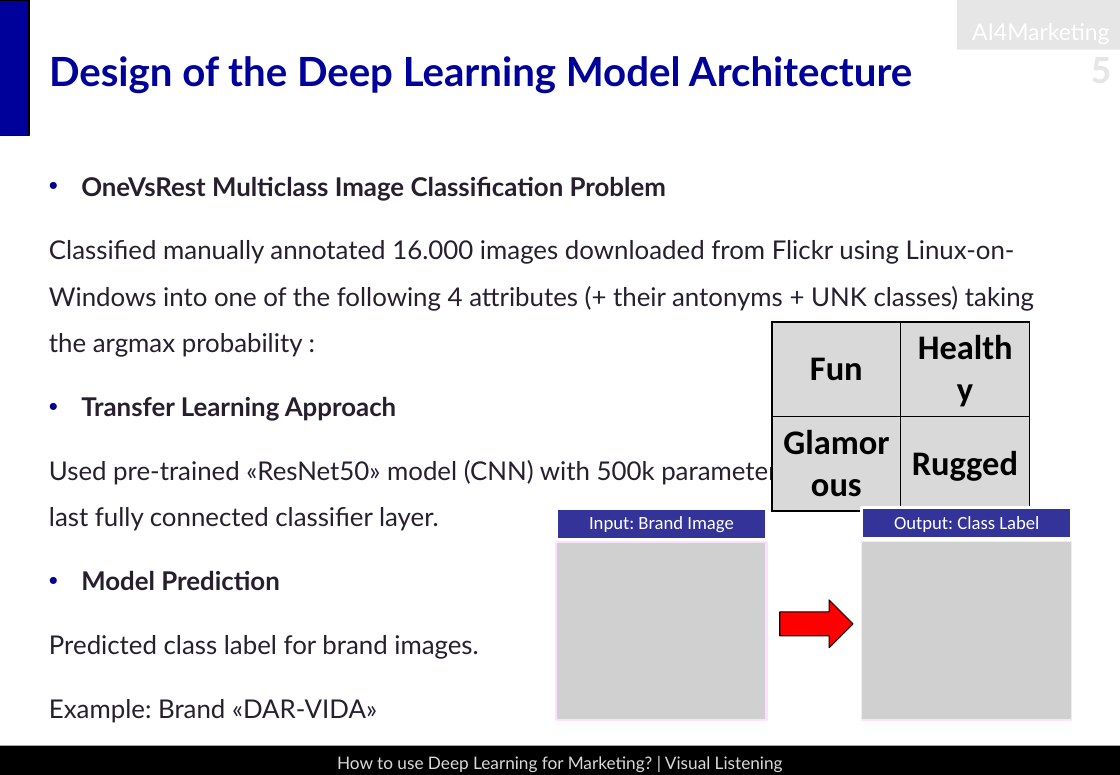
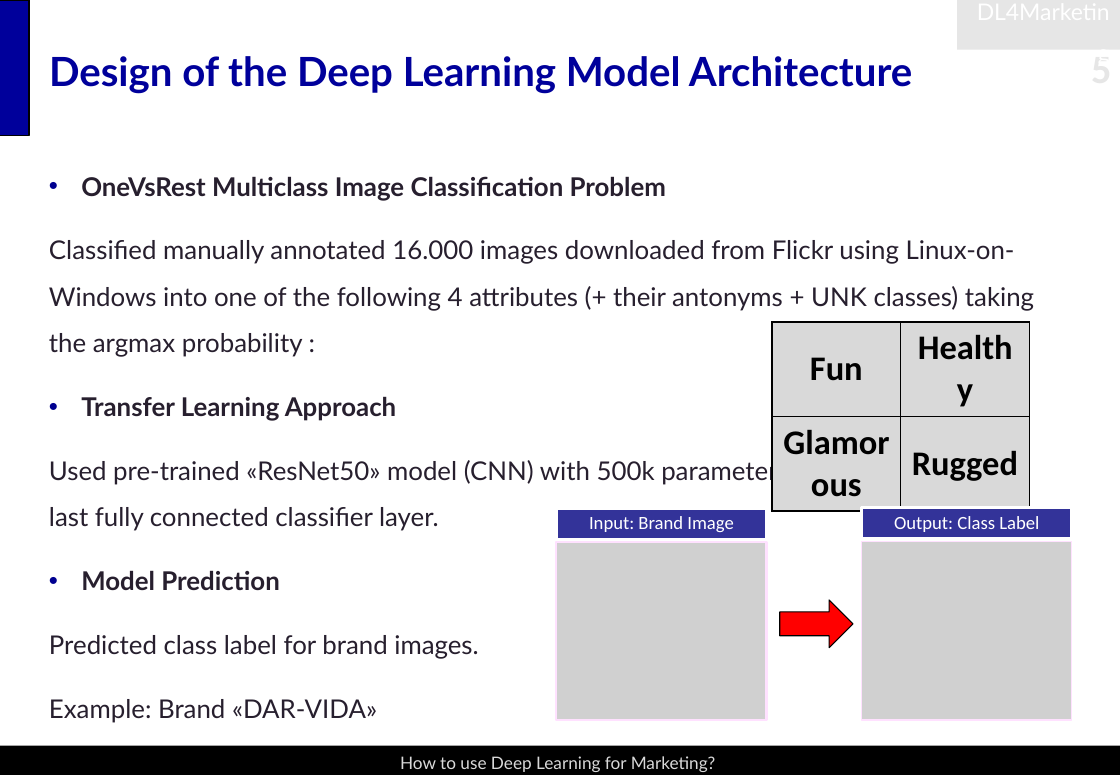
Before and after one commit to snoweZz/DLfM_BrandManagement, a slide deck: slide 5 of about_me/Visual Listening In_Draft_LS.pptx. Drawn at 1120x775 pixels with LibreOffice and Linux fonts; fonts in the diff are those of the drawing; grey boxes stand for pictures. Boxes give left, top, right and bottom in pixels: in the first picture for what was removed or moved away, otherwise in the second. Text is boxed around its words. In the diff, an @@ line names an element or a change of style, - is before the commit and + after.

```diff
--- a/about_me/Visual Listening In_Draft_LS.pptx
+++ b/about_me/Visual Listening In_Draft_LS.pptx
@@ text at (x1=958, y1=0, x2=1120, y2=50): text added @@
+DL4Marketing
@@ text at (x1=400, y1=756, x2=716, y2=772): text changed @@
-How to use Deep Learning for Marketing? | Visual Listening
+How to use Deep Learning for Marketing?
```
Also in this commit, not shown: 6 other slides changed, 1 other file.
